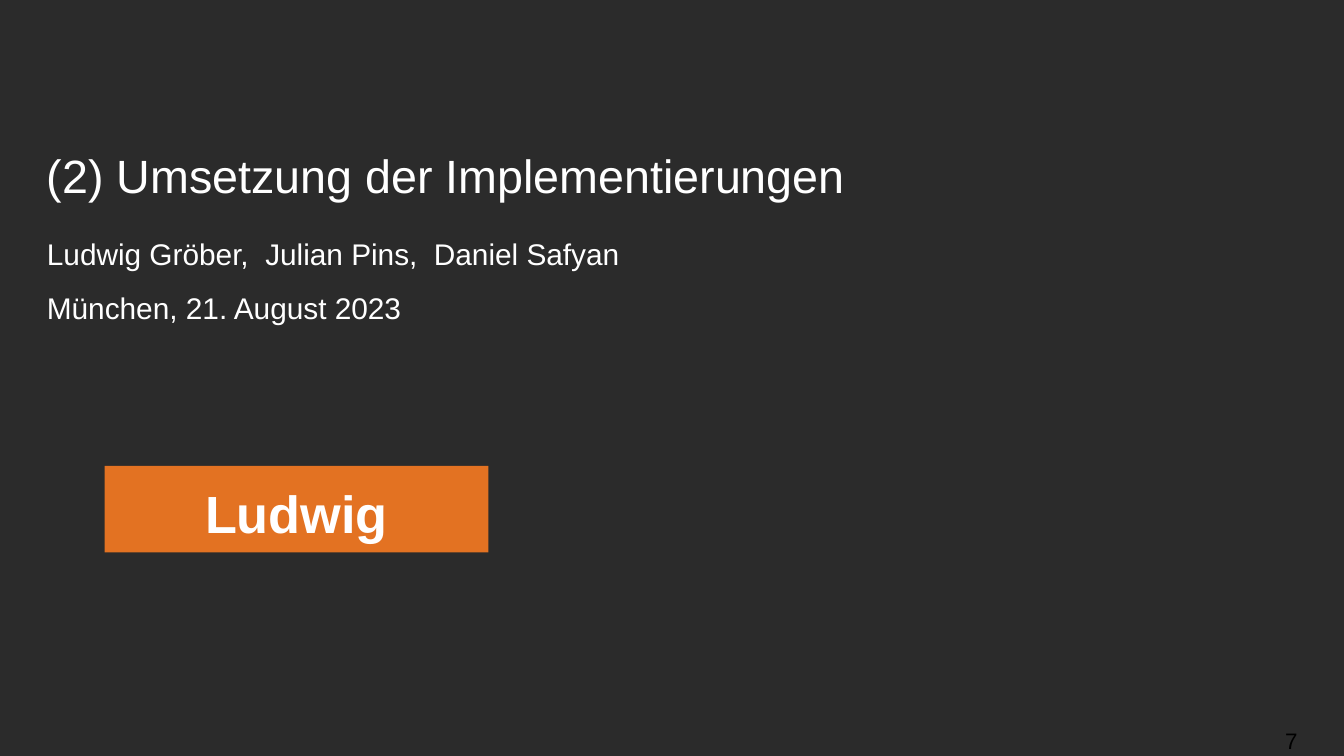
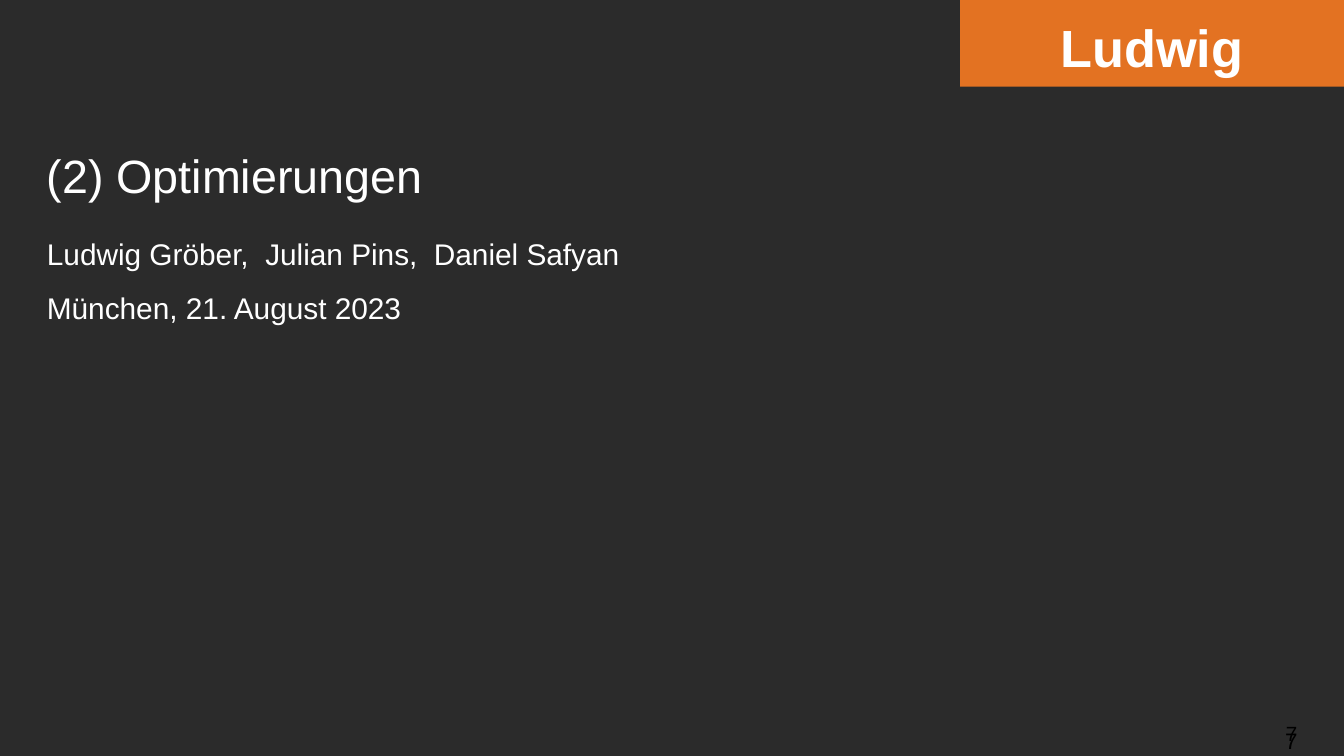
Before and after one commit to ludwiggr/ArSinH, a slide deck: slide 7 of Vortrag/Vortrag.pptx. Drawn at 1344x756 pixels with LibreOffice and Linux fonts; fonts in the diff are those of the drawing; background and template pictures are left out; a plain dark background stands for a picture behind light text. Boxes give left, top, right and bottom in pixels: in the first picture for what was removed or moved away, otherwise in the second. Text is boxed around its words. In the diff, an @@ line names an element or a change of style, - is before the commit and + after.

```diff
--- a/Vortrag/Vortrag.pptx
+++ b/Vortrag/Vortrag.pptx
@@ rectangle "Ludwig": place and size @@
-rectangle "Ludwig" at (105, 466, 489, 552)
+rectangle "Ludwig" at (960, 0, 1344, 86)
@@ title at (47, 159, 423, 202): text changed @@
-(2) Umsetzung der Implementierungen
+(2) Optimierungen
@@ page number added at (1285, 732, 1297, 749), 11 pt, text #000000 @@
+7
```
Also in this commit, not shown: 12 other slides changed, 4 slides added, 1 slide removed.
